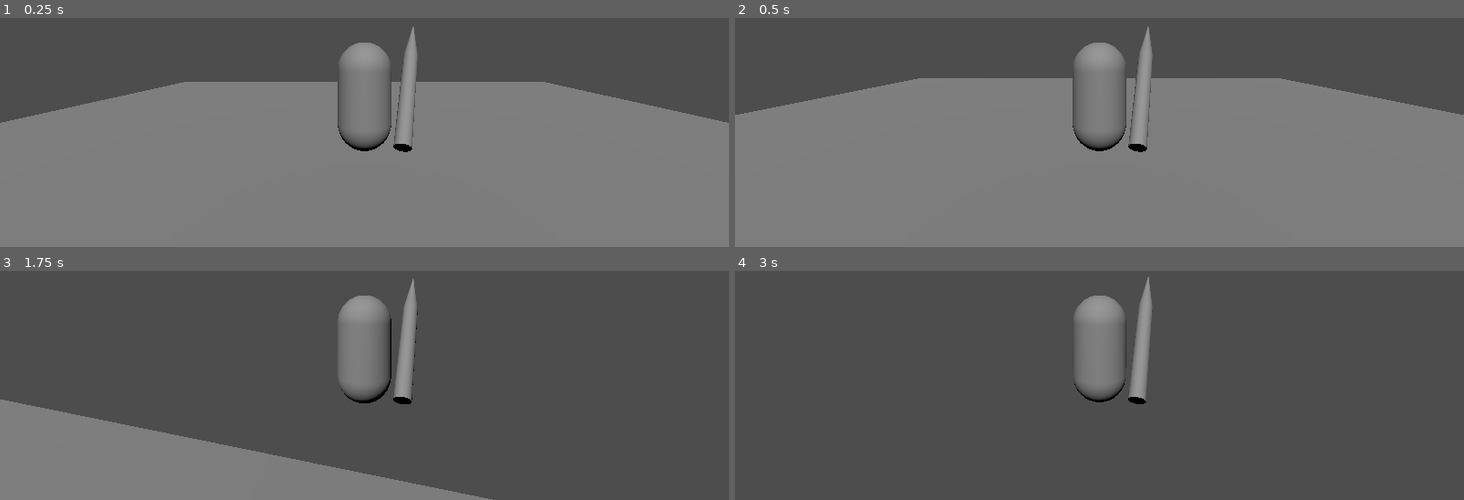
Above: before the commit, frames 1-4 (two rows, left to right).
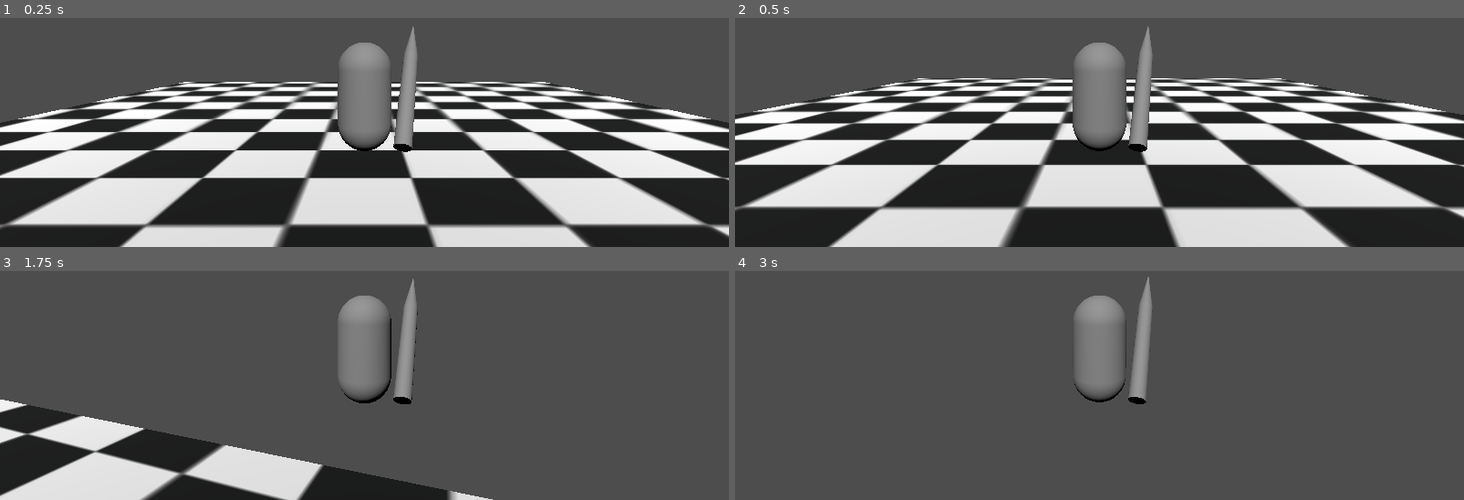
Above: after the commit, the same moments.

Repository: Foxtrot-Game-Studios/blood-is-art
Game: Godot game, scene res://world/world.tscn
The game is run twice, just before and just after one commit, with the same random seed, the same clock (stepped at 60 frames per second) and the same inputs. The project has no main scene, so this scene is started directly.
Inputs (mouse positions are in pixels of both pictures, inside the frame that each line leads up to):
- Up to frame 1 (0.25 s): no input
- Up to frame 2 (0.5 s): no input
- Up to frame 3 (1.75 s): tap Enter at 0.5 s; move the mouse to (400, 293) at 0.52 s; press the mouse at (400, 293) at 0.53 s; hold W (forward) from 0.53 s (still down); tap Space (jump) at 0.77, 1.52 s; move the mouse to (328, 296) at 1.27 s; release the mouse at (328, 296) at 1.28 s; tap Alt at 1.35 s
- Up to frame 4 (3 s): keep holding W (forward); move the mouse to (1114, 287) at 2.02 s; press the mouse at (1114, 287) at 2.03 s; tap Space (jump) at 2.75 s; move the mouse to (1092, 300) at 2.77 s; release the mouse at (1092, 300) at 2.78 s; tap Alt at 2.85 s

The runs differ from the first frame. In frame 1, 63% of the frame differs, in the area x 0-100%, y 27-100%; in frame 2, 64%, in the area x 0-100%, y 26-100%; in frame 3, 15%; in frame 4, nothing differs.

Commit message:
Added texture to world

Diff:
--- a/blood-is-art/world/world.tscn
+++ b/blood-is-art/world/world.tscn
@@ -1,8 +1,13 @@
 [gd_scene format=3 uid="uid://cy52np4nn4qxu"]
 
 [ext_resource type="PackedScene" uid="uid://ccxam0svr5614" path="res://player/scenes/player.tscn" id="1_6xmxd"]
+[ext_resource type="Texture2D" uid="uid://btibfiwo82eo1" path="res://test.png" id="1_tcf2h"]
+
+[sub_resource type="StandardMaterial3D" id="StandardMaterial3D_ss2ar"]
+albedo_texture = ExtResource("1_tcf2h")
 
 [sub_resource type="BoxMesh" id="BoxMesh_p1u0j"]
+material = SubResource("StandardMaterial3D_ss2ar")
 size = Vector3(20, 1, 20)
 
 [sub_resource type="BoxShape3D" id="BoxShape3D_g312j"]
Binary file added: blood-is-art/test.png
Not shown, added: blood-is-art/test.png.import
